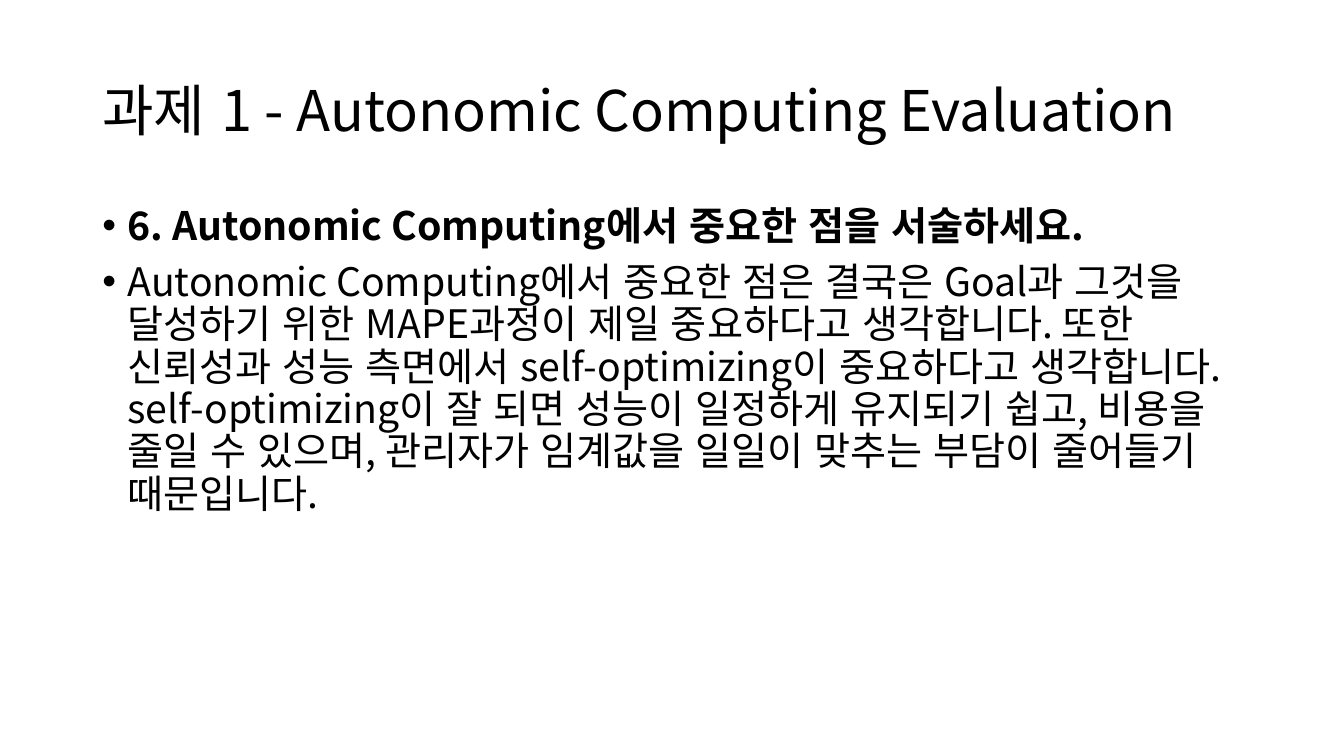
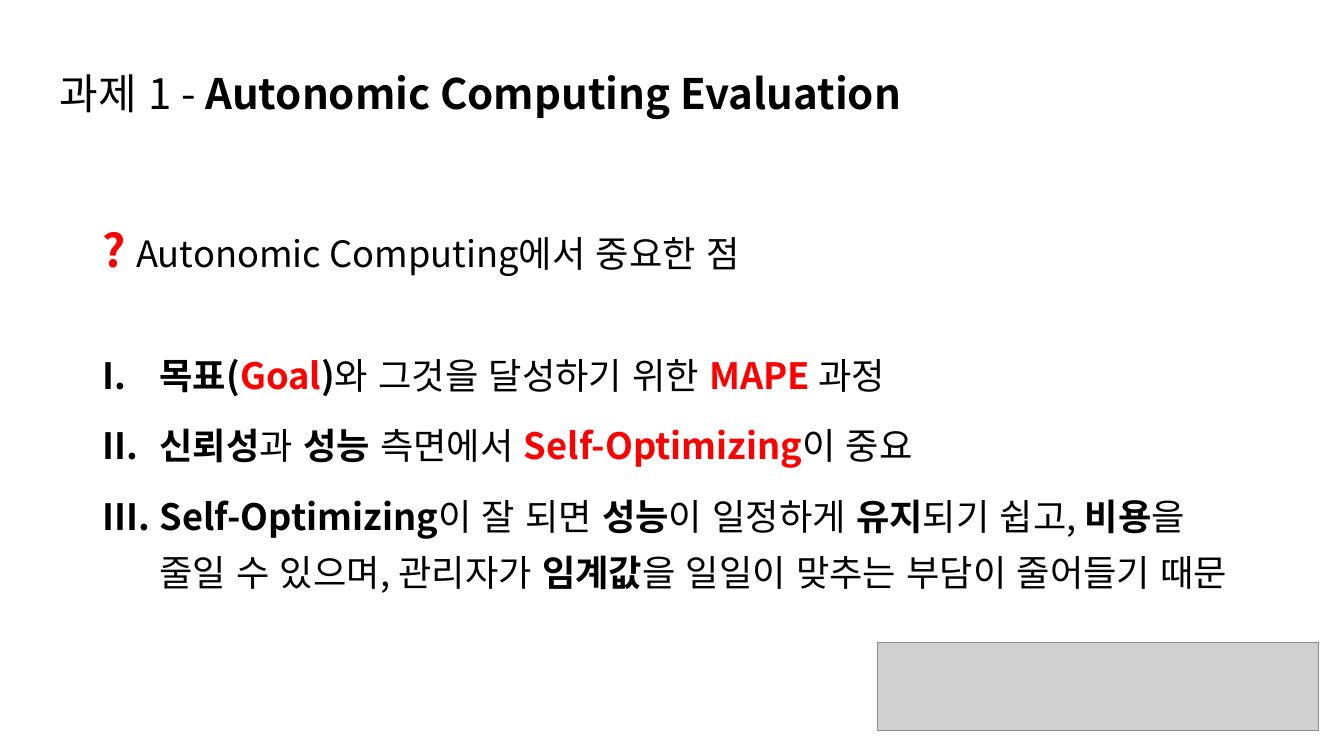
Before and after one commit to TUK-pedestrianSafety/document, a slide deck: slide 8 of ppt/소프트웨어 응용설계 발표자료.pptx. Drawn at 1344x756 pixels with LibreOffice and Linux fonts; fonts in the diff are those of the drawing; grey boxes stand for pictures. Boxes give left, top, right and bottom in pixels: in the first picture for what was removed or moved away, otherwise in the second. Text is boxed around its words. In the diff, an @@ line names an element or a change of style, - is before the commit and + after.

```diff
--- a/ppt/소프트웨어 응용설계 발표자료.pptx
+++ b/ppt/소프트웨어 응용설계 발표자료.pptx
@@ text "과제 1 - Autonomic Computing ...": place and size @@
-text "과제 1 - Autonomic Computing ..." at (102, 84, 1176, 145)
+text "과제 1 - Autonomic Computing ..." at (60, 74, 901, 119)
@@ text "과제 1 - Autonomic Computing ..." at (60, 74, 901, 119): size 40 to 30 pt; bold on in "Autonomic Computing Evaluation" @@
@@ text at (136, 237, 1227, 593): text changed; size 28 to 25.9 pt @@
-• 6. Autonomic Computing에서 중요한 점을 서술하세요.
-• Autonomic Computing에서 중요한 점은 결국은 Goal과 그것을 달성하기 위한 MAPE과정이 제일 중요하다고 생각합니다. 또한 신뢰성과 성능 측면에서 self-optimizing이 중요하다고 생각합니다. self-optimizing이 잘 되면 성능이 일정하게 유지되기 쉽고, 비용을 줄일 수 있으며, 관리자가 임계값을 일일이 맞추는 부담이 줄어들기 때문입니다.
+? Autonomic Computing에서 중요한 점
+I. 목표(Goal)와 그것을 달성하기 위한 MAPE 과정
+II. 신뢰성과 성능 측면에서 Self-Optimizing이 중요
+III. Self-Optimizing이 잘 되면 성능이 일정하게 유지되기 쉽고, 비용을 줄일 수 있으며, 관리자가 임계값을 일일이 맞추는 부담이 줄어들기 때문
@@ picture added at (878, 643, 1319, 731) @@
```
Also in this commit, not shown: 8 other slides changed, 1 other file.
